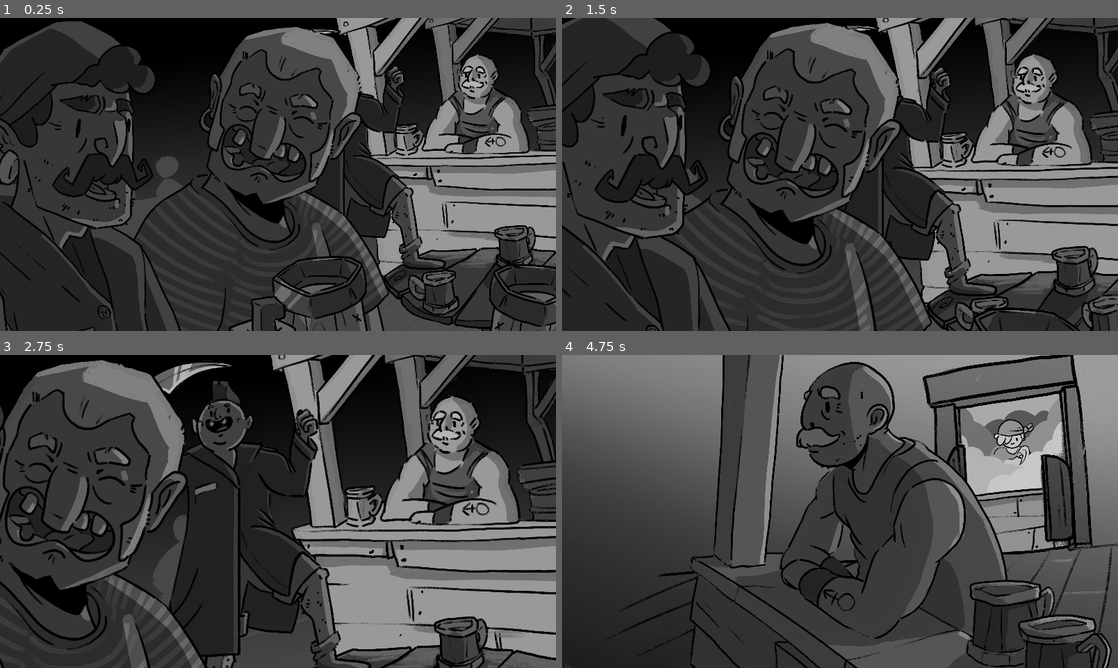
Above: before the commit, frames 1-4 (two rows, left to right).
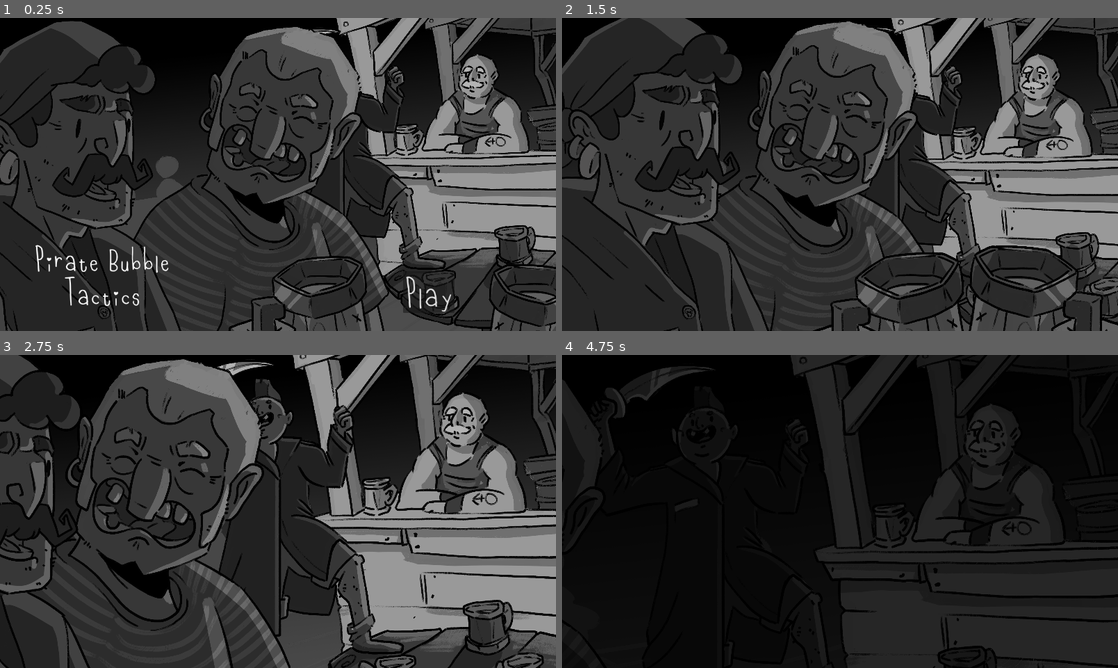
Above: after the commit, the same moments.

Repository: Aeropulu/ggj2025
Game: Godot game, scene res://Scenes/Introduction.tscn
Same seed, same stepped clock (60 frames per second), same inputs: the game is played once before the commit and once after it. Before the commit the project has no main scene; this scene is started directly in both runs.
Inputs (mouse positions are in pixels of both pictures, inside the frame that each line leads up to):
- Up to frame 1 (0.25 s): no input
- Up to frame 2 (1.5 s): click (990, 293) at 0.5 s, where only the run after the commit has a clickable "Play"; move the mouse to (962, 158) at 1.27 s
- Up to frame 3 (2.75 s): move the mouse to (166, 527) at 2.02 s
- Up to frame 4 (4.75 s): move the mouse to (895, 442) at 2.77 s; move the mouse to (812, 574) at 3.52 s; move the mouse to (1006, 558) at 4.27 s

The runs differ from the first frame. In frame 1, 1.0% of the frame differs, in the area x 6-82%, y 72-95%; in frame 2, 44%; in frame 3, 52%; in frame 4, 82%, in the area x 0-100%, y 0-100%.

Commit message:
On continue

Diff:
--- /dev/null
+++ b/Assets/Themes/Global_Theme.tres
@@ -0,0 +1,9 @@
+[gd_resource type="Theme" load_steps=2 format=3 uid="uid://difqp5uc8by72"]
+
+[ext_resource type="FontFile" uid="uid://brjyklhfs8gan" path="res://Assets/Fonts/CuteFont-Regular.otf" id="1_vvj00"]
+
+[resource]
+Button/font_sizes/font_size = 200
+Button/fonts/font = ExtResource("1_vvj00")
+Label/font_sizes/font_size = 170
+Label/fonts/font = ExtResource("1_vvj00")
--- a/Scenes/Introduction.tscn
+++ b/Scenes/Introduction.tscn
@@ -1,7 +1,8 @@
-[gd_scene load_steps=31 format=3 uid="uid://cr5k4ucdx3yyy"]
+[gd_scene load_steps=33 format=3 uid="uid://cr5k4ucdx3yyy"]
 
 [ext_resource type="Texture2D" uid="uid://1pkvu1jydgg0" path="res://Assets/Sprites/Introduction/Shot_03/Shot_03_Personnage_Concentre.png" id="1_2t0sf"]
 [ext_resource type="Texture2D" uid="uid://rsayj6h6bg8r" path="res://Assets/Sprites/Introduction/Shot_01/Shot_01_Fond.png" id="1_68act"]
+[ext_resource type="Script" path="res://Scripts/Introduction_Controler.gd" id="1_und5p"]
 [ext_resource type="Texture2D" uid="uid://h0cjo20w1w4v" path="res://Assets/Sprites/Introduction/Shot_03/Shot_03_Personnage_Regard_Devant.png" id="2_2crek"]
 [ext_resource type="Texture2D" uid="uid://cpyerfhtpwl4w" path="res://Assets/Sprites/Introduction/Shot_01/Shot_01_Barman.png" id="2_w2j8h"]
 [ext_resource type="Texture2D" uid="uid://c7yf6870iq2pr" path="res://Assets/Sprites/Introduction/Shot_01/Shot_01_PirateMid.png" id="3_etue2"]
@@ -27,6 +28,7 @@
 [ext_resource type="Texture2D" uid="uid://bcacx8swkuyiu" path="res://Assets/Sprites/Introduction/Shot_04/Shot_04_Mousse_Droite.png" id="23_088cp"]
 [ext_resource type="Texture2D" uid="uid://bkfdsghgu5dxn" path="res://Assets/Sprites/Introduction/Shot_04/Shot_04_Mousse_Avant.png" id="24_ym7m8"]
 [ext_resource type="Texture2D" uid="uid://ccx1uvj7e6ue4" path="res://Assets/Sprites/Introduction/Shot_05/Shot_05_Main.png" id="27_a4if7"]
+[ext_resource type="Theme" uid="uid://difqp5uc8by72" path="res://Assets/Themes/Global_Theme.tres" id="29_yicyj"]
 
 [sub_resource type="Animation" id="Animation_vnefm"]
 resource_name = "Introduction"
@@ -254,10 +256,10 @@
 tracks/18/interp = 1
 tracks/18/loop_wrap = true
 tracks/18/keys = {
-"times": PackedFloat32Array(13.9, 13.9333, 14.9, 14.9333),
-"transitions": PackedFloat32Array(1, 1, 1, 1),
-"update": 1,
-"values": [false, true, true, false]
+"times": PackedFloat32Array(0, 13.9, 13.9333, 14.9, 14.9333),
+"transitions": PackedFloat32Array(1, 1, 1, 1, 1),
+"update": 1,
+"values": [false, false, true, true, false]
 }
 tracks/19/type = "value"
 tracks/19/imported = false
@@ -338,10 +340,10 @@
 tracks/25/interp = 1
 tracks/25/loop_wrap = true
 tracks/25/keys = {
-"times": PackedFloat32Array(14.9, 14.9333),
-"transitions": PackedFloat32Array(1, 1),
-"update": 1,
-"values": [false, true]
+"times": PackedFloat32Array(0, 14.9, 14.9333),
+"transitions": PackedFloat32Array(1, 1, 1),
+"update": 1,
+"values": [false, false, true]
 }
 tracks/26/type = "value"
 tracks/26/imported = false
@@ -354,6 +356,44 @@
 "transitions": PackedFloat32Array(1, 1),
 "update": 0,
 "values": [Vector2(1907, 953), Vector2(1890, 1034)]
+}
+tracks/27/type = "method"
+tracks/27/imported = false
+tracks/27/enabled = true
+tracks/27/path = NodePath(".")
+tracks/27/interp = 1
+tracks/27/loop_wrap = true
+tracks/27/keys = {
+"times": PackedFloat32Array(17.9333),
+"transitions": PackedFloat32Array(1),
+"values": [{
+"args": [],
+"method": &"_Go_To_Game_Scene"
+}]
+}
+tracks/28/type = "value"
+tracks/28/imported = false
+tracks/28/enabled = true
+tracks/28/path = NodePath("Titre:modulate")
+tracks/28/interp = 1
+tracks/28/loop_wrap = true
+tracks/28/keys = {
+"times": PackedFloat32Array(0, 0.6),
+"transitions": PackedFloat32Array(1, 1),
+"update": 0,
+"values": [Color(1, 1, 1, 1), Color(1, 1, 1, 0)]
+}
+tracks/29/type = "value"
+tracks/29/imported = false
+tracks/29/enabled = true
+tracks/29/path = NodePath("Play:visible")
+tracks/29/interp = 1
+tracks/29/loop_wrap = true
+tracks/29/keys = {
+"times": PackedFloat32Array(0, 0.0333333),
+"transitions": PackedFloat32Array(1, 1),
+"update": 1,
+"values": [true, false]
 }
 
 [sub_resource type="Animation" id="Animation_60r0o"]
@@ -404,7 +444,7 @@
 "times": PackedFloat32Array(0),
 "transitions": PackedFloat32Array(1),
 "update": 0,
-"values": [Vector2(1849, 1001)]
+"values": [Vector2(2302, 1238)]
 }
 tracks/4/type = "value"
 tracks/4/imported = false
@@ -464,7 +504,7 @@
 "times": PackedFloat32Array(0),
 "transitions": PackedFloat32Array(1),
 "update": 0,
-"values": [Vector2(818, 0)]
+"values": [Vector2(1170, 86)]
 }
 tracks/9/type = "value"
 tracks/9/imported = false
@@ -488,7 +528,7 @@
 "times": PackedFloat32Array(0),
 "transitions": PackedFloat32Array(1),
 "update": 1,
-"values": [true]
+"values": [false]
 }
 tracks/11/type = "value"
 tracks/11/imported = false
@@ -524,7 +564,7 @@
 "times": PackedFloat32Array(0),
 "transitions": PackedFloat32Array(1),
 "update": 1,
-"values": [true]
+"values": [false]
 }
 tracks/14/type = "value"
 tracks/14/imported = false
@@ -682,6 +722,30 @@
 "update": 0,
 "values": [Vector2(1907, 953)]
 }
+tracks/27/type = "value"
+tracks/27/imported = false
+tracks/27/enabled = true
+tracks/27/path = NodePath("Titre:modulate")
+tracks/27/interp = 1
+tracks/27/loop_wrap = true
+tracks/27/keys = {
+"times": PackedFloat32Array(0),
+"transitions": PackedFloat32Array(1),
+"update": 0,
+"values": [Color(1, 1, 1, 1)]
+}
+tracks/28/type = "value"
+tracks/28/imported = false
+tracks/28/enabled = true
+tracks/28/path = NodePath("Play:visible")
+tracks/28/interp = 1
+tracks/28/loop_wrap = true
+tracks/28/keys = {
+"times": PackedFloat32Array(0),
+"transitions": PackedFloat32Array(1),
+"update": 1,
+"values": [true]
+}
 
 [sub_resource type="AnimationLibrary" id="AnimationLibrary_8skuy"]
 _data = {
@@ -689,19 +753,21 @@
 "RESET": SubResource("Animation_60r0o")
 }
 
-[node name="Introduction" type="Control"]
+[node name="Introduction" type="Control" node_paths=PackedStringArray("_bouton_play", "_animation_player")]
 layout_mode = 3
 anchors_preset = 15
 anchor_right = 1.0
 anchor_bottom = 1.0
 grow_horizontal = 2
 grow_vertical = 2
+script = ExtResource("1_und5p")
+_bouton_play = NodePath("Play")
+_animation_player = NodePath("Metteur_En_Scene")
 
 [node name="Metteur_En_Scene" type="AnimationPlayer" parent="."]
 libraries = {
 "": SubResource("AnimationLibrary_8skuy")
 }
-autoplay = "Introduction"
 
 [node name="Shot_01" type="Control" parent="."]
 anchors_preset = 0
@@ -724,9 +790,10 @@
 
 [node name="TextRect_PirateMid" type="TextureRect" parent="Shot_01"]
 layout_mode = 0
-offset_left = 818.0
-offset_right = 2939.0
-offset_bottom = 1741.0
+offset_left = 1170.0
+offset_top = 86.0
+offset_right = 3291.0
+offset_bottom = 1827.0
 texture = ExtResource("3_etue2")
 
 [node name="TextRect_PirateAVDroit" type="TextureRect" parent="Shot_01"]
@@ -747,10 +814,10 @@
 
 [node name="TextRect_PirateBrasAVDroit" type="TextureRect" parent="Shot_01"]
 layout_mode = 0
-offset_left = 1849.0
-offset_top = 1001.0
-offset_right = 4436.0
-offset_bottom = 1840.0
+offset_left = 2302.0
+offset_top = 1238.0
+offset_right = 4889.0
+offset_bottom = 2077.0
 texture = ExtResource("6_hb3b6")
 flip_h = true
 
@@ -763,6 +830,7 @@
 texture = ExtResource("6_hb3b6")
 
 [node name="Shot_02" type="Control" parent="."]
+visible = false
 anchors_preset = 0
 offset_right = 40.0
 offset_bottom = 40.0
@@ -792,6 +860,7 @@
 texture = ExtResource("9_qveub")
 
 [node name="Shot_03" type="Control" parent="."]
+visible = false
 anchors_preset = 0
 offset_right = 40.0
 offset_bottom = 40.0
@@ -957,3 +1026,23 @@
 offset_right = 5171.0
 offset_bottom = 2753.0
 color = Color(0, 0, 0, 1)
+
+[node name="Titre" type="Label" parent="."]
+layout_mode = 0
+offset_left = 167.0
+offset_top = 1163.0
+offset_right = 969.0
+offset_bottom = 1555.0
+theme = ExtResource("29_yicyj")
+text = "Pirate Bubble
+Tactics"
+horizontal_alignment = 1
+
+[node name="Play" type="Button" parent="."]
+layout_mode = 0
+offset_left = 2053.0
+offset_top = 1310.0
+offset_right = 2305.0
+offset_bottom = 1510.0
+theme = ExtResource("29_yicyj")
+text = "Play"
--- /dev/null
+++ b/Scripts/Introduction_Controler.gd
@@ -0,0 +1,16 @@
+extends Control
+
+@export var _bouton_play : Button
+@export var _animation_player : AnimationPlayer
+
+func _ready() -> void:
+	Connect_Signaux()
+
+func Connect_Signaux():
+	_bouton_play.pressed.connect(_On_Bouton_Pressed)
+
+func _On_Bouton_Pressed():
+	_animation_player.play("Introduction")
+
+func _Go_To_Game_Scene():
+	get_tree().change_scene_to_file("res://Scenes/Game.tscn")
--- a/project.godot
+++ b/project.godot
@@ -11,6 +11,7 @@
 [application]
 
 config/name="GGJ2025"
+run/main_scene="res://Scenes/Introduction.tscn"
 config/features=PackedStringArray("4.3", "Forward Plus")
 config/icon="res://icon.svg"
 
Binary file added: Assets/Fonts/CuteFont-Regular.otf
Not shown, added: Assets/Fonts/CuteFont-Regular.otf.import
Not shown, added: Assets/Fonts/Pirates.otf.import
Binary file changed: Assets/Sprites/Introduction/Shot_04/Shot_04_Bouchon.png
Binary file changed: Assets/Sprites/Introduction/Shot_04/Shot_04_Main.png
Binary file changed: Assets/Sprites/Introduction/Shot_04/Shot_04_Mousse_Arr.png
Binary file changed: Assets/Sprites/Introduction/Shot_04/Shot_04_Mousse_Avant.png
Binary file changed: Assets/Sprites/Introduction/Shot_04/Shot_04_Mousse_Droite.png
